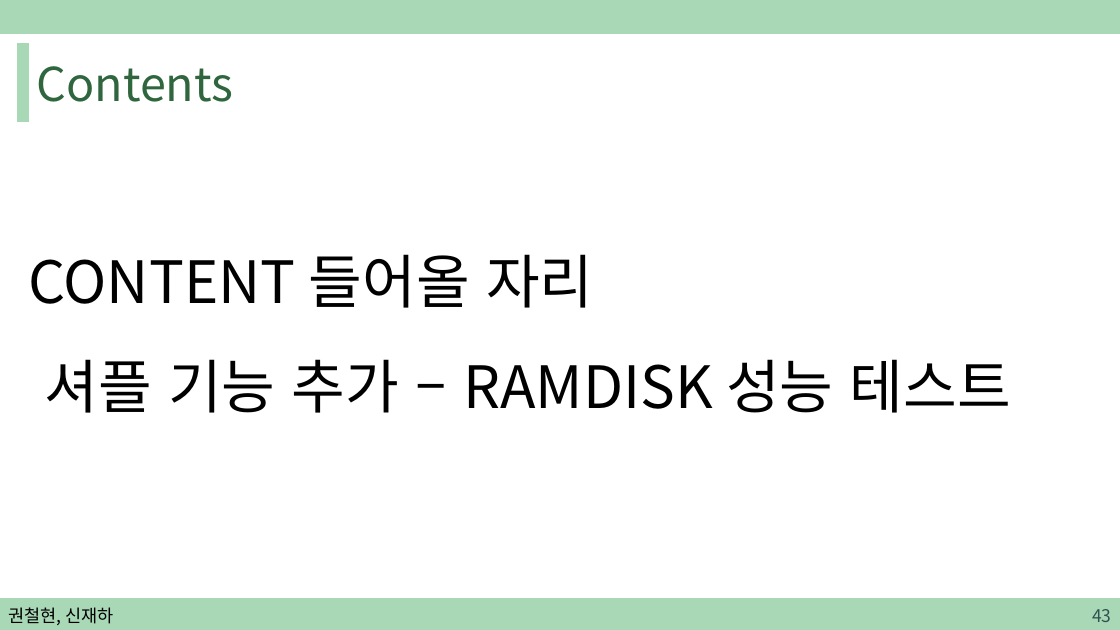
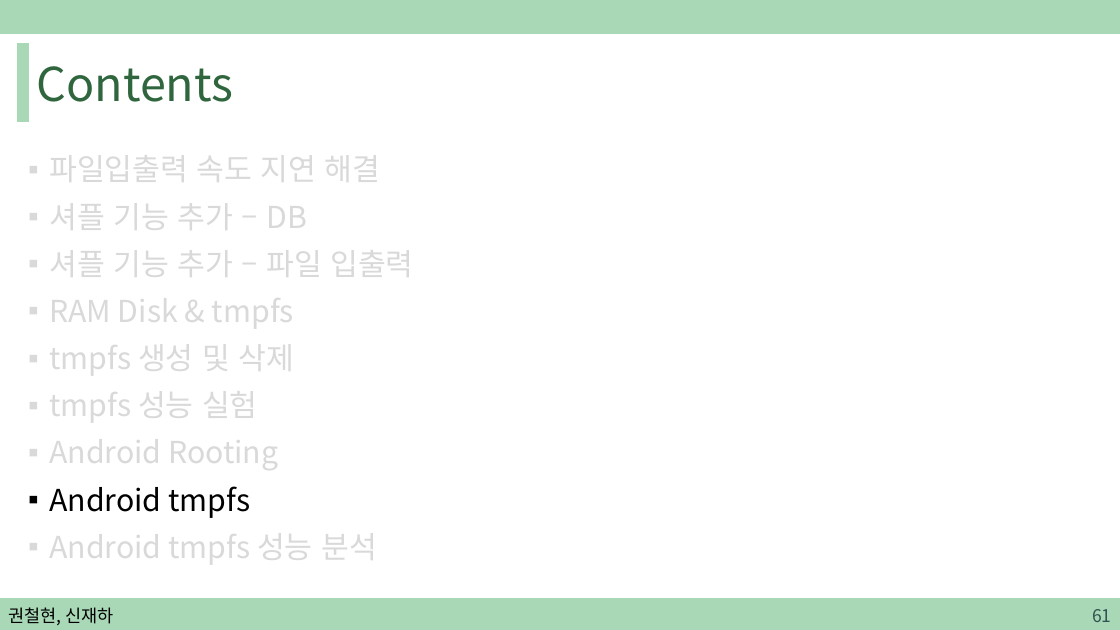
Before and after one commit to sjh4287/capston, a slide deck: slide 61 of 2022.02.18/권철현,신재하.pptx (slide 43 before the commit). Drawn at 1120x630 pixels with LibreOffice and Linux fonts; fonts in the diff are those of the drawing. Boxes give left, top, right and bottom in pixels: in the first picture for what was removed or moved away, otherwise in the second. Text is boxed around its words. In the diff, an @@ line names an element or a change of style, - is before the commit and + after.

```diff
--- a/2022.02.18/권철현,신재하.pptx
+++ b/2022.02.18/권철현,신재하.pptx
@@ text at <box>49,146,413,567</box>: text changed; size 50 to 25.9 pt; text colour #000000 to #D9D9D9 @@
-CONTENT 들어올 자리
-셔플 기능 추가 – RAMDISK 성능 테스트
+▪ 파일입출력 속도 지연 해결
+▪ 셔플 기능 추가 – DB
+▪ 셔플 기능 추가 – 파일 입출력
+▪ RAM Disk & tmpfs
+▪ tmpfs 생성 및 삭제
+▪ tmpfs 성능 실험
+▪ Android Rooting
+▪ Android tmpfs
+▪ Android tmpfs 성능 분석
@@ page number at <box>1092,609,1111,622</box>: text changed @@
-43
+61
```
Also in this commit, not shown: 10 other slides changed, 5 slides added.
